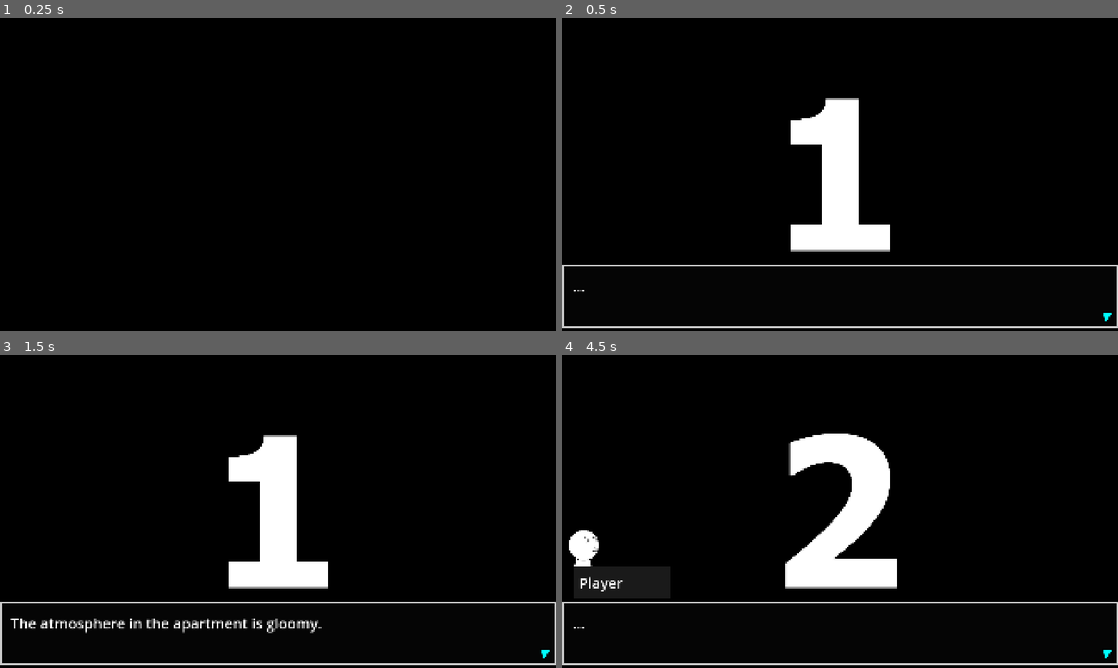
Above: before the commit, frames 1-4 (two rows, left to right).
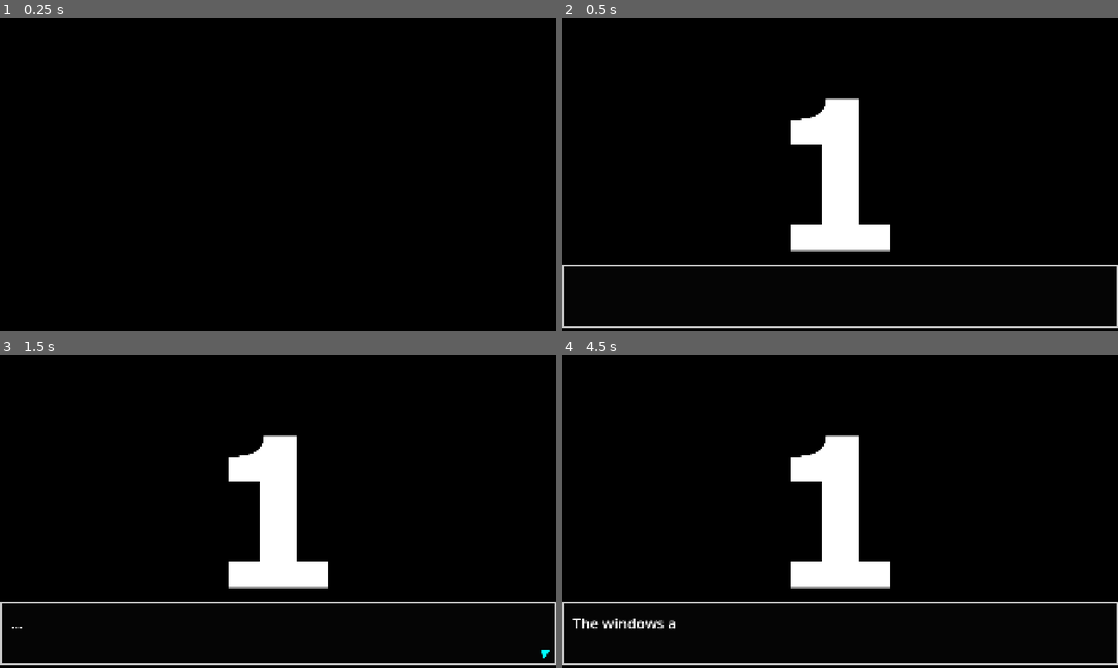
Above: after the commit, the same moments.

Repository: mathew-tran/jamegam50
Game: Godot game, scene res://Scenes/Title.tscn
Same seed, same stepped clock (60 frames per second), same inputs: the game is played once before the commit and once after it.
Inputs (mouse positions are in pixels of both pictures, inside the frame that each line leads up to):
- Up to frame 1 (0.25 s): no input
- Up to frame 2 (0.5 s): no input
- Up to frame 3 (1.5 s): move the mouse to (400, 495) at 0.52 s; press the mouse at (400, 495) at 0.53 s; move the mouse to (166, 527) at 1.27 s; release the mouse at (166, 527) at 1.28 s; click (166, 527) at 1.35 s
- Up to frame 4 (4.5 s): tap Enter at 2 s; move the mouse to (895, 442) at 2.02 s; press the mouse at (895, 442) at 2.03 s; move the mouse to (812, 574) at 2.77 s; release the mouse at (812, 574) at 2.78 s; click (812, 574) at 2.85 s; move the mouse to (1006, 558) at 3.52 s; press the mouse at (1006, 558) at 3.53 s; move the mouse to (673, 464) at 4.27 s; release the mouse at (673, 464) at 4.28 s; click (673, 464) at 4.35 s

Frame 1 is identical in both runs. In frame 2, less than 0.1% of the frame differs, in the area x 2-99%, y 86-97%; in frame 3, 1.0%; in frame 4, 6.1%, in the area x 1-99%, y 25-97%.

Commit message:
make game look a bit better

Diff:
--- a/Prefabs/UI/InteractPanel.tscn
+++ b/Prefabs/UI/InteractPanel.tscn
@@ -1,12 +1,20 @@
-[gd_scene load_steps=2 format=3 uid="uid://cmwjabbwgt077"]
+[gd_scene load_steps=3 format=3 uid="uid://cmwjabbwgt077"]
 
 [ext_resource type="Script" uid="uid://dspmkffa0qyql" path="res://Scripts/UI/InteractPanel.gd" id="1_buwaf"]
+
+[sub_resource type="StyleBoxFlat" id="StyleBoxFlat_buwaf"]
+bg_color = Color(0, 0, 0, 0.823529)
+border_width_left = 3
+border_width_top = 3
+border_width_right = 3
+border_width_bottom = 3
 
 [node name="Panel" type="Panel"]
 custom_minimum_size = Vector2(200, 50)
 offset_right = 40.0
 offset_bottom = 40.0
 mouse_filter = 2
+theme_override_styles/panel = SubResource("StyleBoxFlat_buwaf")
 script = ExtResource("1_buwaf")
 
 [node name="Label" type="Label" parent="."]
--- a/Prefabs/UI/OptionButton.tscn
+++ b/Prefabs/UI/OptionButton.tscn
@@ -1,9 +1,21 @@
-[gd_scene load_steps=2 format=3 uid="uid://cdio8dlltmahx"]
+[gd_scene load_steps=5 format=3 uid="uid://cdio8dlltmahx"]
 
 [ext_resource type="Script" uid="uid://bte55yf0fhrap" path="res://Scripts/UI/OptionButton.gd" id="1_inmwa"]
 
+[sub_resource type="StyleBoxFlat" id="StyleBoxFlat_inmwa"]
+bg_color = Color(1.73271e-06, 0.525794, 0.654286, 1)
+
+[sub_resource type="StyleBoxFlat" id="StyleBoxFlat_8sggi"]
+bg_color = Color(7.70092e-07, 0.314119, 0.395782, 1)
+
+[sub_resource type="StyleBoxFlat" id="StyleBoxFlat_x1h72"]
+bg_color = Color(0, 0.466325, 0.581661, 1)
+
 [node name="Button" type="Button"]
 custom_minimum_size = Vector2(1200, 130)
+theme_override_styles/hover = SubResource("StyleBoxFlat_inmwa")
+theme_override_styles/pressed = SubResource("StyleBoxFlat_8sggi")
+theme_override_styles/normal = SubResource("StyleBoxFlat_x1h72")
 script = ExtResource("1_inmwa")
 
 [node name="Label" type="Label" parent="."]
--- a/Scenes/Cutscene.tscn
+++ b/Scenes/Cutscene.tscn
@@ -130,6 +130,7 @@
 theme_override_font_sizes/normal_font_size = 50
 bbcode_enabled = true
 text = "This is a test script."
+visible_characters_behavior = 1
 
 [node name="OwnerImage" type="TextureRect" parent="CanvasLayer"]
 custom_minimum_size = Vector2(140, 140)
--- a/Scenes/Main.tscn
+++ b/Scenes/Main.tscn
@@ -20,8 +20,9 @@
 
 [sub_resource type="Resource" id="Resource_1p5hy"]
 script = ExtResource("2_4kpch")
-TextToSay = "...
-..
+TextToSay = "[shake rate=20.0 level=5 connected=1]...[/shake]
+...
+[shake rate=20.0 level=20 connected=1]...[/shake]
 The atmosphere in the apartment is gloomy.
 Peeling wallpaper, old furniture, garbage in the corners and usual discomfort.
 The windows and walls are thin, you are able to hear the cars and other sounds of life outside.
--- a/Scenes/Part4.tscn
+++ b/Scenes/Part4.tscn
@@ -97,6 +97,7 @@
 [node name="Node2D" type="Node2D"]
 script = ExtResource("1_7qjir")
 StartingCutScene = Array[ExtResource("2_72s53")]([SubResource("Resource_7qjir"), SubResource("Resource_72s53"), SubResource("Resource_lfjbx"), SubResource("Resource_er777"), SubResource("Resource_1matk")])
+Delay = -1.0
 
 [node name="Environment" type="Node2D" parent="."]
 
--- a/Scripts/Autoload/TransitionScene.gd
+++ b/Scripts/Autoload/TransitionScene.gd
@@ -2,7 +2,10 @@
 
 class_name TransitionSceneManager
 
+var bHasTransitioned = true
+
 func TransitionToScene(newPackedScene : PackedScene):
+	bHasTransitioned = false
 	$AnimationPlayer.speed_scale = 1
 	$AnimationPlayer.play("animateIn")
 	$AudioStreamPlayer2D.pitch_scale = randf_range(1, 1.3)
@@ -10,3 +13,4 @@
 	get_tree().change_scene_to_packed(newPackedScene)
 	$AnimationPlayer.speed_scale = 2
 	$AnimationPlayer.play_backwards("animateIn")
+	bHasTransitioned = true
--- a/Scripts/Cutscene.gd
+++ b/Scripts/Cutscene.gd
@@ -7,6 +7,9 @@
 
 var RemainingText = []
 
+var bCanSkip = true
+
+@onready var Content = $CanvasLayer/Panel/RichTextLabel
 func _enter_tree() -> void:
 	$CanvasLayer/Panel.visible = false
 	$CanvasLayer/OwnerImage.visible = false
@@ -39,7 +42,6 @@
 
 		$CanvasLayer/Options.visible = false
 		if len(newData.Options) > 0:
-			$CanvasLayer/TextureRect2.visible = false
 			var optionClass = load("res://Prefabs/UI/OptionButton.tscn")
 			for option in newData.Options:
 				var instance = optionClass.instantiate()
@@ -48,9 +50,13 @@
 				await get_tree().process_frame
 
 		if newData.Owner:
+			$CanvasLayer/OwnerImage.modulate = Color(1,1, 1, 0)
 			$CanvasLayer/OwnerImage.texture = newData.Owner.OwnerImage
 			$CanvasLayer/OwnerImage/Label.text = newData.Owner.OwnerName
 			$CanvasLayer/OwnerImage.visible = true
+			var tween = get_tree().create_tween()
+			tween.set_pause_mode(Tween.TWEEN_PAUSE_PROCESS)
+			tween.tween_property($CanvasLayer/OwnerImage, "modulate", Color.WHITE, .1)
 		else:
 			$CanvasLayer/OwnerImage.visible = false
 		var textToUse = newData.TextToSay
@@ -83,13 +89,23 @@
 
 
 func _input(event: InputEvent) -> void:
-	if event.is_action_pressed("left_click"):
-		PlayNextText()
+	if event.is_action_pressed("left_click") and bCanSkip:
+			PlayNextText()
 
 func PlayNextText():
 	if len(RemainingText) > 0:
+		var tween = get_tree().create_tween()
+		tween.set_pause_mode(Tween.TWEEN_PAUSE_PROCESS)
+		Content.visible_ratio = 0
+		bCanSkip = false
+		$CanvasLayer/TextureRect2.visible = false
 		$CanvasLayer/Panel/RichTextLabel.text = RemainingText.pop_front()
+		tween.tween_property(Content, "visible_ratio", 1, len(Content.text) * .01)
+		await tween.finished or bCanSkip
+		bCanSkip = true
 		$CanvasLayer/Options.visible = false
+
+		$CanvasLayer/TextureRect2.visible = true
 	else:
 		if HasOptions() == false:
 			PlayNextScene()
--- a/Scripts/Player.gd
+++ b/Scripts/Player.gd
@@ -10,7 +10,7 @@
 	TargetPosition = global_position
 
 func _input(event: InputEvent) -> void:
-	if event.is_action_pressed("left_click"):
+	if event.is_action_pressed("left_click") and TransitionScene.bHasTransitioned:
 		TargetPosition = get_global_mouse_position()
 
 func _process(delta: float) -> void:
